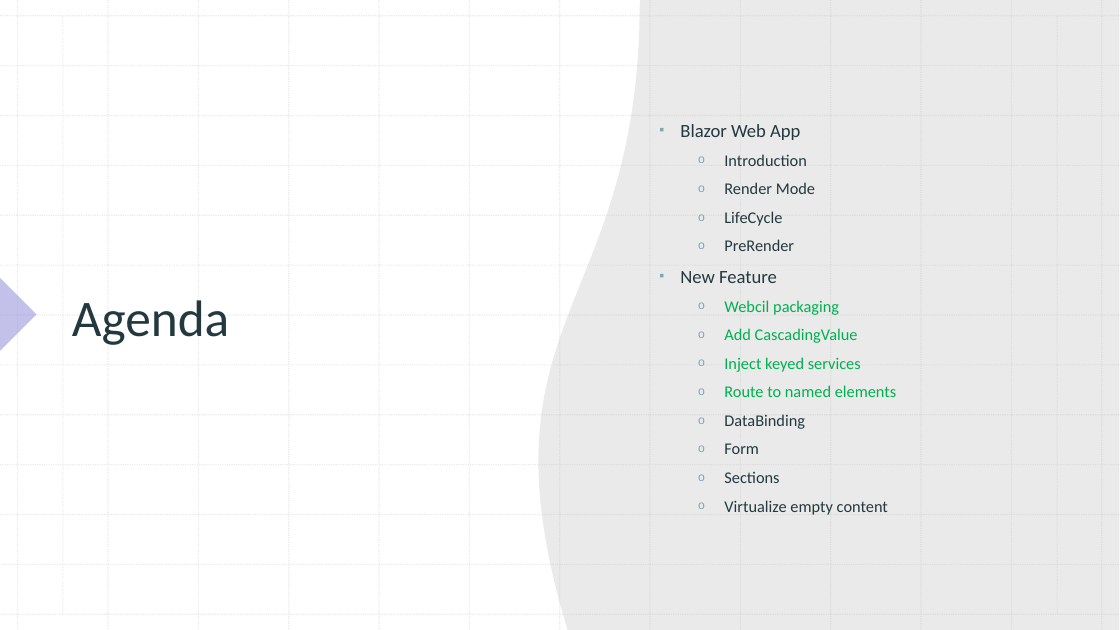
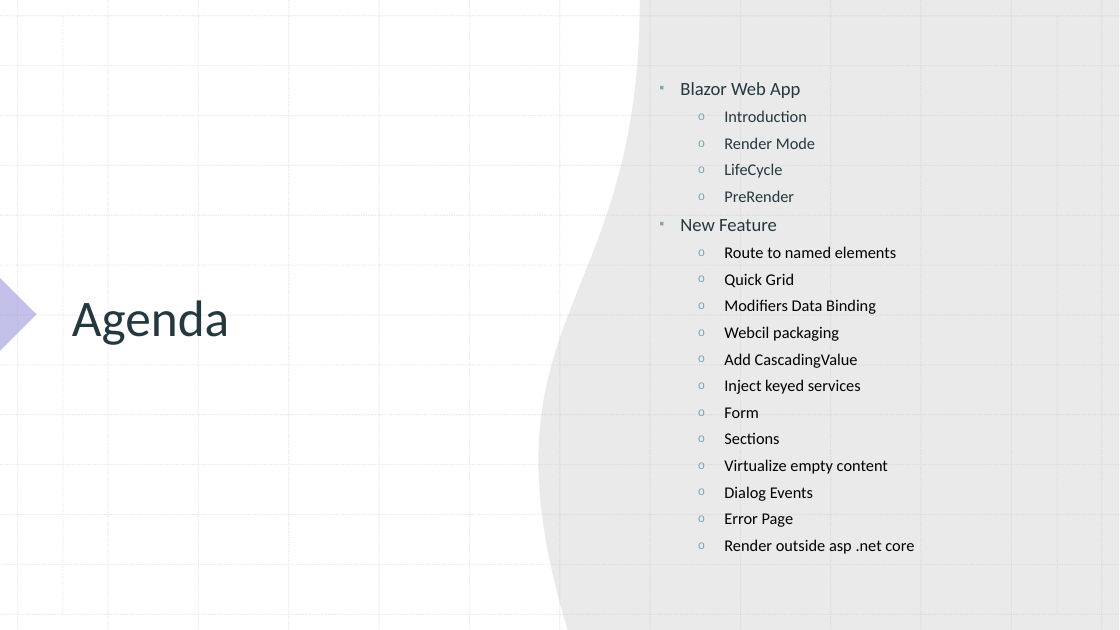
Before and after one commit to xccu/NetCore-Demo, a slide deck: slide 2 of Blazor in .net 8.pptx. Drawn at 1120x630 pixels with LibreOffice and Linux fonts; fonts in the diff are those of the drawing. Boxes give left, top, right and bottom in pixels: in the first picture for what was removed or moved away, otherwise in the second. Text is boxed around its words. In the diff, an @@ line names an element or a change of style, - is before the commit and + after.

```diff
--- a/Blazor in .net 8.pptx
+++ b/Blazor in .net 8.pptx
@@ text at (x1=680, y1=82, x2=888, y2=474): text colour #00B050 to #000000 in "Webcil packaging", "Add CascadingValue", "Inject keyed services"; text colour #24393F to #000000 in "Form", "Sections", "Virtualize empty content"; line spacing 1.1 to 1 @@
@@ text at (x1=724, y1=246, x2=897, y2=314): paragraphs added @@
+o Route to named elements
+o Quick Grid
+o Modifiers Data Binding
@@ text at (x1=724, y1=385, x2=897, y2=429): paragraphs removed @@
-o Route to named elements
-o DataBinding
@@ text at (x1=724, y1=486, x2=914, y2=554): paragraphs added @@
+o Dialog Events
+o Error Page
+o Render outside asp .net core
```
Also in this commit, not shown: 6 other slides changed, 5 slides added, 7 slides removed, 39 other files.
